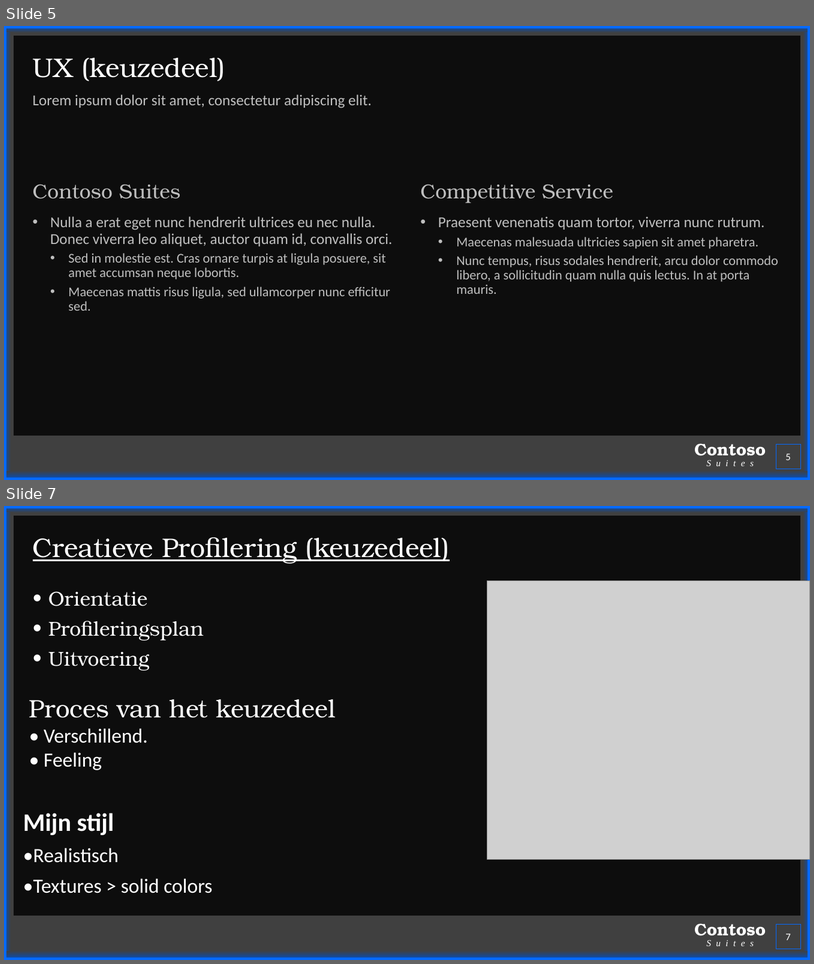
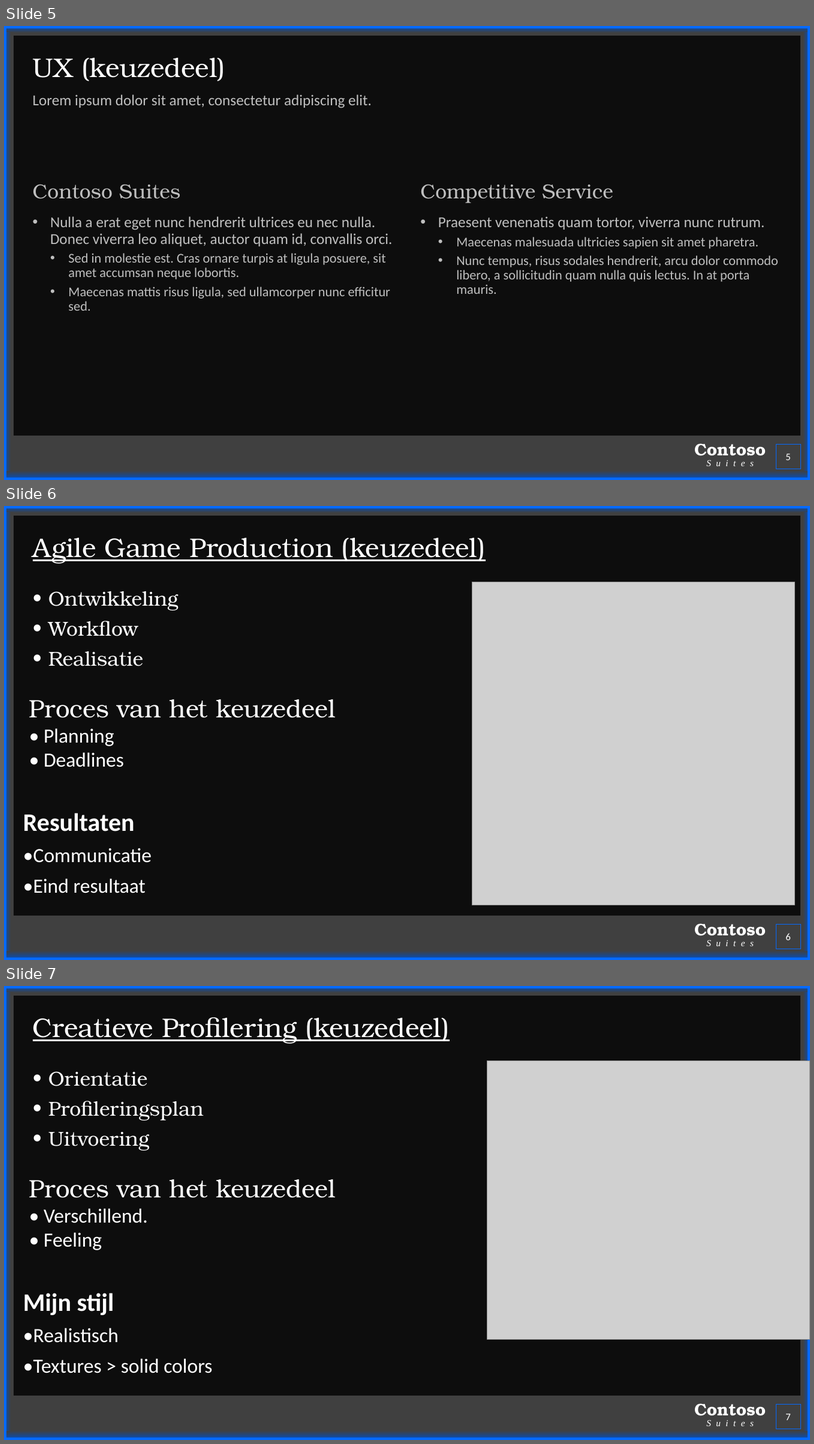
Before and after one commit to JermovGroos/Periode-1-Y2, a slide deck: presentatie periode 5 Jermo casper stefan.pptx. Shown one above the other, each under a label of ours: slides 5 and 7 before the commit, slides 5, 6 and 7 after it; the slides between them are not shown. The pictures are 814x964 and 814x1444 pixels, drawn with LibreOffice and Linux fonts; fonts in the diff are those of the drawing; grey boxes stand for pictures; background and template pictures are left out. Boxes give left, top, right and bottom in pixels: in the first picture for what was removed or moved away, otherwise in the second. Text is boxed around its words. In the diff, an @@ line names an element or a change of style, - is before the commit and + after.

```diff
--- a/presentatie periode 5 Jermo casper stefan.pptx
+++ b/presentatie periode 5 Jermo casper stefan.pptx
@@ slide 6 added at (x1=4, y1=506, x2=810, y2=960), background picture (left out); not listed: 6 template elements that a slide beside it also shows @@
@@ title added at (x1=33, y1=538, x2=486, y2=564), 32 pt, text #FFFFFF, underline @@
+Agile Game Production (keuzedeel)
@@ text added at (x1=48, y1=591, x2=179, y2=666), 24 pt, text #FFFFFF @@
+• Ontwikkeling
+• Workflow
+• Realisatie
@@ picture added at (x1=473, y1=582, x2=795, y2=904) @@
@@ text added at (x1=29, y1=699, x2=335, y2=767), 30 pt, text #FFFFFF @@
+Proces van het keuzedeel
+• Planning
+• Deadlines
@@ text added at (x1=23, y1=813, x2=152, y2=893), 24 pt, text #FFFFFF @@
+Resultaten
+•Communicatie
+•Eind resultaat
@@ page number added at (x1=777, y1=924, x2=801, y2=948), outline #056AFF 0.75 pt, 12 pt, text #FFFFFF @@
+6
```
Also in this commit, not shown: 1 slide changed, 1 slide removed.
